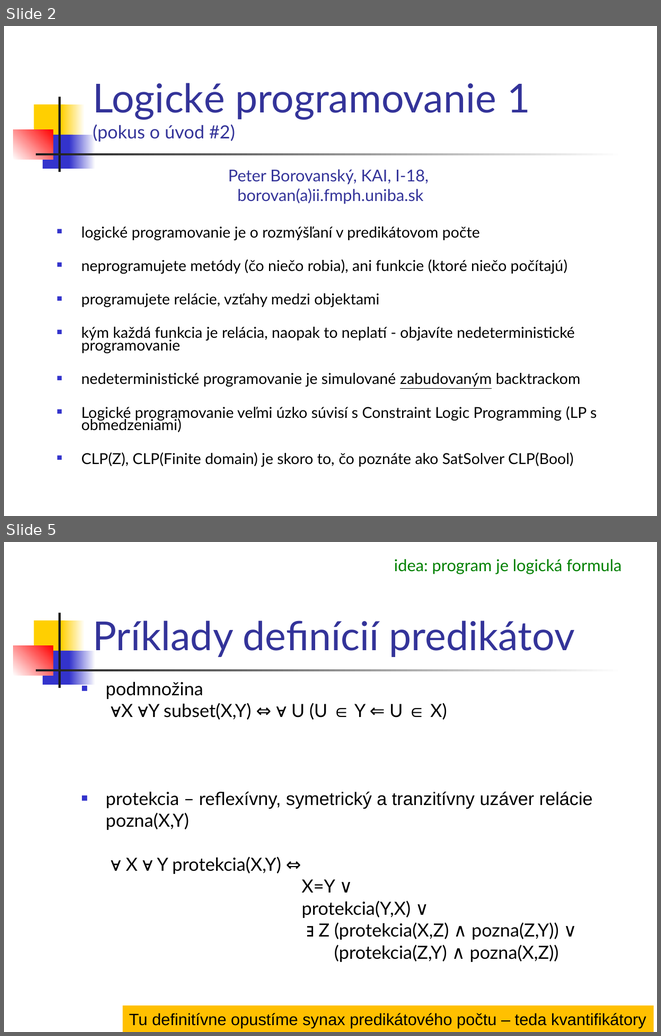
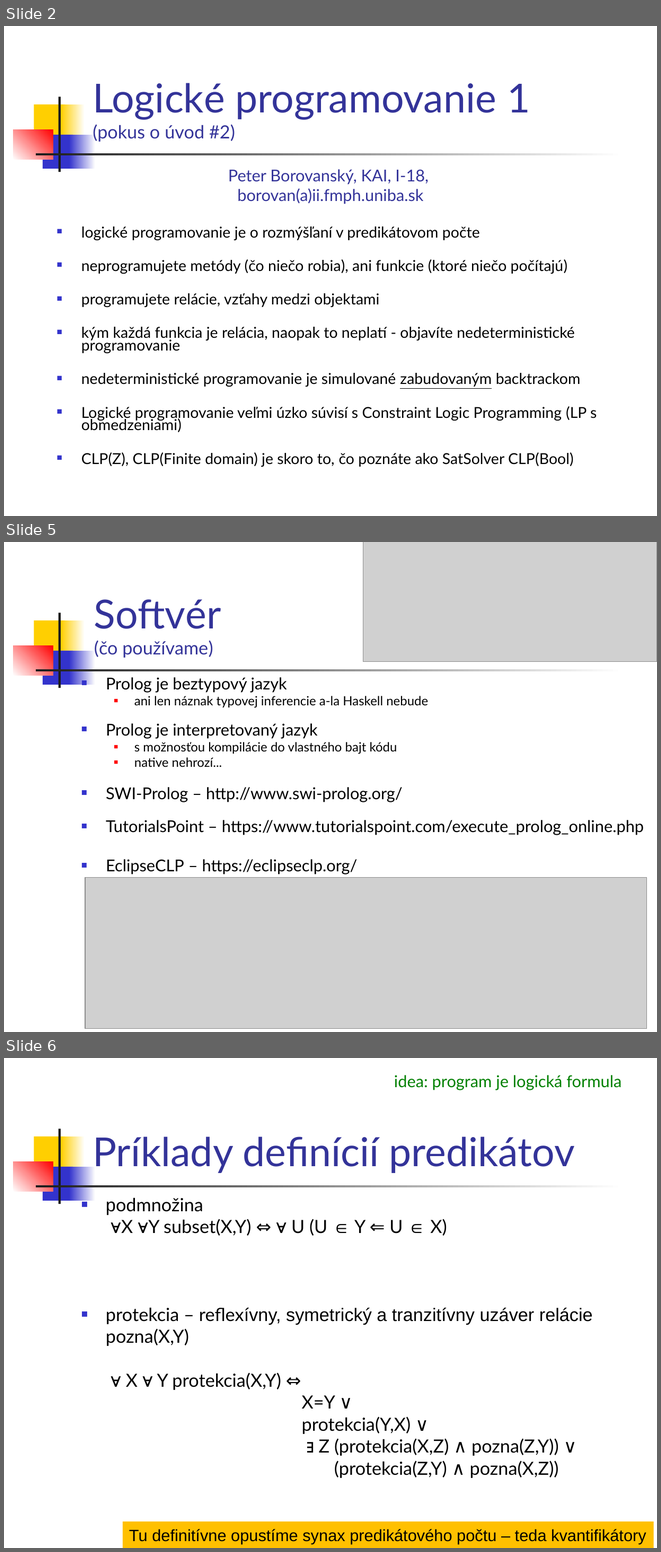
Before and after one commit to paradigmy/Prednasky, a slide deck: 10/logicke1.ppt. Shown one above the other, each under a label of ours: slides 2 and 5 before the commit, slides 2, 5 and 6 after it; the slides between them are not shown. The pictures are 661x1036 and 661x1552 pixels, drawn with LibreOffice and Linux fonts; fonts in the diff are those of the drawing; grey boxes stand for pictures. Boxes give left, top, right and bottom in pixels: in the first picture for what was removed or moved away, otherwise in the second. Text is boxed around its words. In the diff, an @@ line names an element or a change of style, - is before the commit and + after.

```diff
--- a/10/logicke1.ppt
+++ b/10/logicke1.ppt
@@ slide 5 added at bbox=[4, 542, 657, 1032], background #FFFFFF; not listed: 7 template elements that a slide beside it also shows @@
@@ picture added at bbox=[363, 542, 657, 662] @@
@@ title added at bbox=[94, 599, 221, 658], 20 pt, text #333399 @@
+Softvér
+(čo používame)
@@ text added at bbox=[106, 677, 644, 874], 18 pt, text #000000 @@
+■ Prolog je beztypový jazyk
+  ■ ani len náznak typovej inferencie a-la Haskell nebude
+■ Prolog je interpretovaný jazyk
+  ■ s možnosťou kompilácie do vlastného bajt kódu
+  ■ native nehrozí...
+■ SWI-Prolog – http://www.swi-prolog.org/
+■ TutorialsPoint – https://www.tutorialspoint.com/execute_prolog_online.php
+■ EclipseCLP – https://eclipseclp.org/
@@ picture added at bbox=[85, 877, 646, 1029] @@
@@ what was slide 5 is now slide 6 @@
```
Also in this commit, not shown: 2 slides changed, 1 other file.
